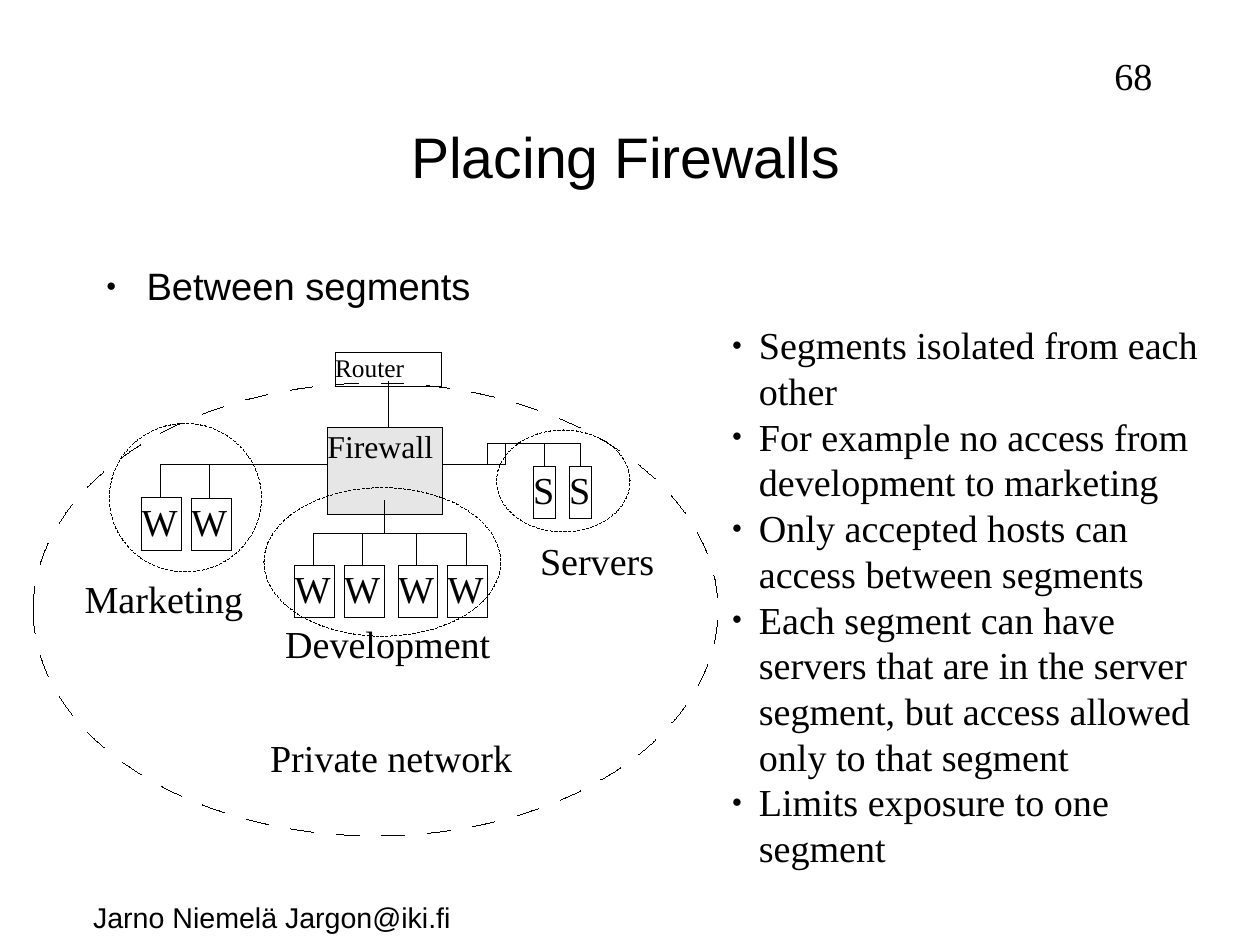
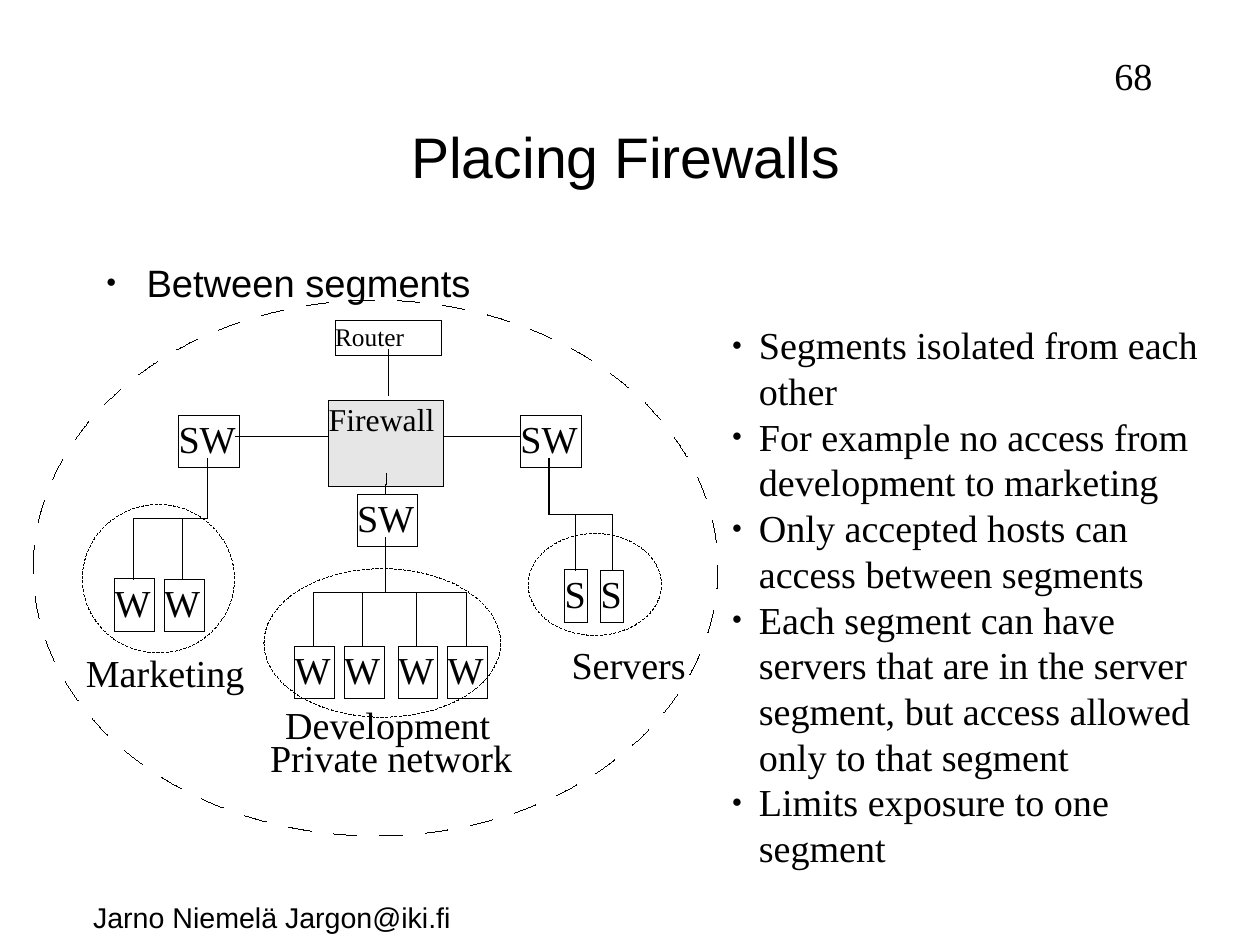
Before and after one commit to jarno-niemela/corporate_cyber_defence, a slide deck: slide 68 of NetworkSecurity/NetworkSecurity.odp. Drawn at 1260x945 pixels with LibreOffice and Linux fonts; fonts in the diff are those of the drawing; background and template pictures are left out. Boxes give left, top, right and bottom in pixels: in the first picture for what was removed or moved away, otherwise in the second. Text is boxed around its words. In the diff, an @@ line names an element or a change of style, - is before the commit and + after.

```diff
--- a/NetworkSecurity/NetworkSecurity.odp
+++ b/NetworkSecurity/NetworkSecurity.odp
@@ ellipse: place and size @@
-ellipse at (33, 383, 718, 836)
+ellipse at (33, 301, 718, 837)
@@ 2 rectangles, 1 elbow line: place and size @@
-2 rectangles, 1 elbow line at (327, 352, 442, 515)
+2 rectangles, 1 elbow line at (329, 321, 445, 487)
@@ group added at (178, 415, 581, 547): 3 rectangles, 3 elbow lines @@
+SW
+SW
+SW
@@ elbow line moved from (160, 499) - (327, 464) to (134, 580) - (207, 458) @@
@@ elbow line moved from (327, 464) - (210, 499) to (207, 458) - (183, 580) @@
@@ elbow line moved from (581, 466) - (442, 464) to (612, 571) - (549, 458) @@
@@ elbow line moved from (442, 464) - (544, 466) to (549, 458) - (576, 571) @@
@@ ellipse: place and size @@
-ellipse at (110, 424, 262, 573)
+ellipse at (82, 504, 234, 653)
@@ elbow line moved from (313, 566) - (385, 501) to (313, 647) - (385, 537) @@
@@ elbow line moved from (362, 566) - (385, 501) to (362, 647) - (385, 537) @@
@@ elbow line moved from (466, 566) - (385, 501) to (466, 647) - (385, 537) @@
@@ elbow line moved from (417, 566) - (385, 501) to (417, 647) - (385, 537) @@
@@ 2 rectangles, 1 text, 1 ellipse: place and size @@
-2 rectangles, 1 text, 1 ellipse at (497, 430, 654, 576)
+2 rectangles, 1 text, 1 ellipse at (528, 534, 686, 680)
@@ 4 rectangles, 1 text, 1 ellipse: place and size @@
-4 rectangles, 1 text, 1 ellipse at (264, 488, 501, 665)
+4 rectangles, 1 text, 1 ellipse at (264, 569, 501, 746)
@@ rectangle "W": place and size @@
-rectangle "W" at (142, 499, 182, 551)
+rectangle "W" at (114, 580, 154, 632)
@@ rectangle "W": place and size @@
-rectangle "W" at (191, 499, 231, 551)
+rectangle "W" at (165, 580, 205, 632)
@@ text "Marketing": place and size @@
-text "Marketing" at (85, 586, 244, 620)
+text "Marketing" at (86, 660, 245, 695)
```
Also in this commit, not shown: 15 other slides changed, 1 slide added, 2 other files.
